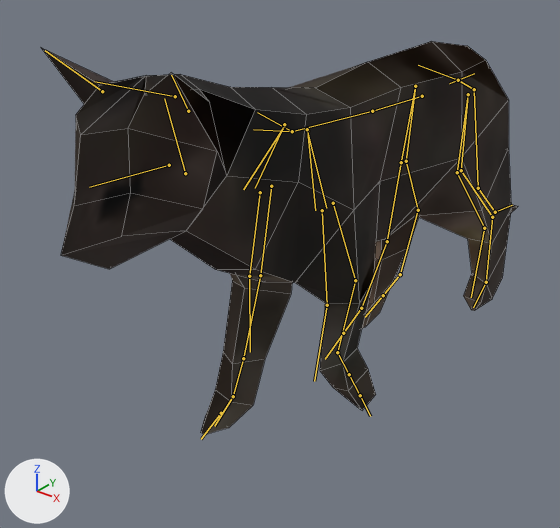
An edit to the FBX model models/cat/cat.fbx, drawn before and after from the same camera.
Camera for both pictures: a 50 mm lens placed at (32.0, -52.7, 38.3), pointed at (-4.8, -6.8, 9.9). The lights are fixed; the arrows at lower left show +X, +Y and +Z. The older version comes first. Both versions are drawn at frame 50 of the action 'Caminar'; the numbers are the values there. The bones that change, and the others that lie on the model, are drawn over the model as lines. Mesh edges are drawn as thin lines.

In view in the first picture: 'ORIGAMI_Chat'.
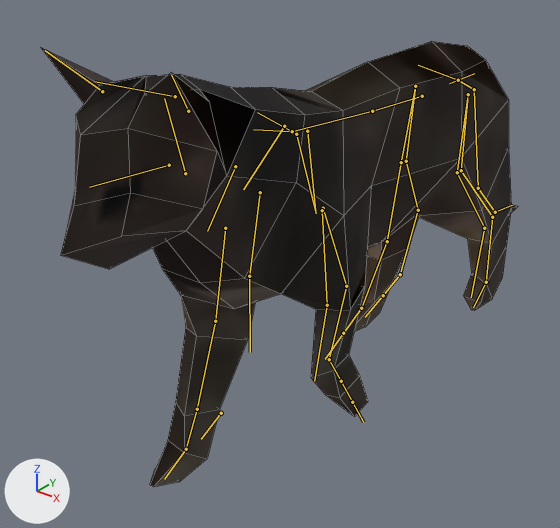
Location of each change, (x1, y1, x2, y2) in pixels of the pictures (560 x 528 px):
```json
{"object": "ORIGAMI_Chat", "change": "posed", "before": [41, 41, 518, 434], "after": [41, 41, 518, 487], "on screen": "13% taller"}
{"bone": "shoulder.L", "before": "(307, 129) to (326, 208)", "after": "(296, 134) to (316, 213)"}
{"bone": "shoulder.R", "before": "(284, 124) to (255, 188)", "after": "(235, 166) to (207, 231)"}
{"bone": "f_toe.R", "before": "(233, 396) to (214, 426)", "after": "(186, 449) to (164, 479)"}
```

Scene script edits in JSON lines:
```json
{"block": "bone_shoulder_l", "where": "bone_shoulder_l = bpy.data.objects['metarig'].pose.bones['shoulder.L']  # child of 'spine.003'"}
{"op": "set", "path": "bone_shoulder_l.location", "old": "(0.0, 0.0, 0.0)", "new": "(0.4, 0.2, 1.0)"}
{"block": "bone_shoulder_r", "where": "bone_shoulder_r = bpy.data.objects['metarig'].pose.bones['shoulder.R']  # child of 'spine.003'"}
{"op": "set", "path": "bone_shoulder_r.location", "old": "(0.0, 0.0, 0.0)", "new": "(-2.4, 2.1, 4.4)"}
{"block": "bone_f_toe_r", "where": "bone_f_toe_r = bpy.data.objects['metarig'].pose.bones['f_toe.R']  # child of 'hand.R'"}
{"op": "set", "path": "bone_f_toe_r.rotation_quaternion", "old": "(0.999, -0.036, -0.003, 0.0)", "new": "(0.998, 0.062, -0.002, 0.015)", "note": "degrees (-4, 0, 0) -> degrees (7, 0, 2)"}
```
